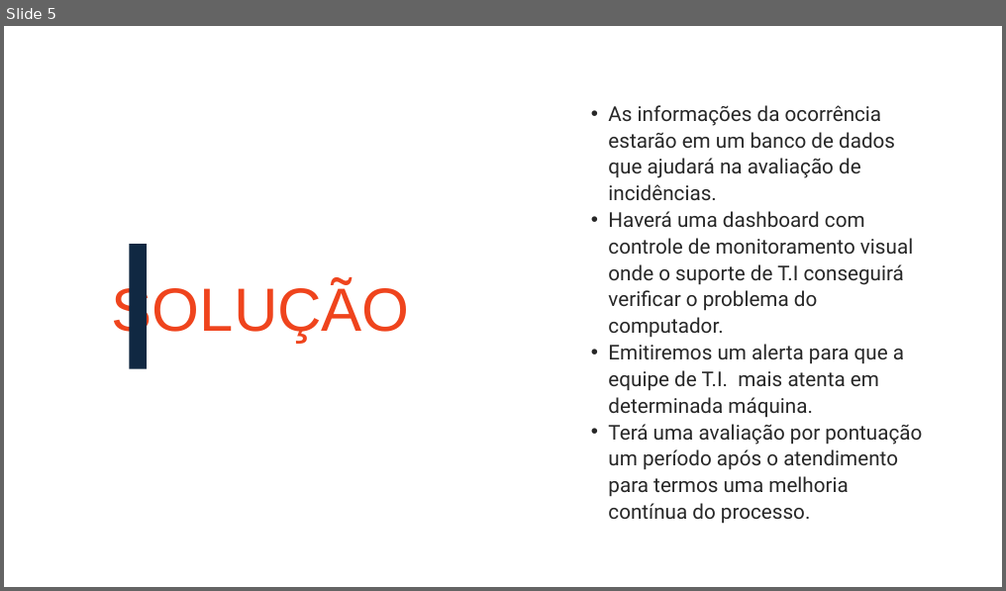
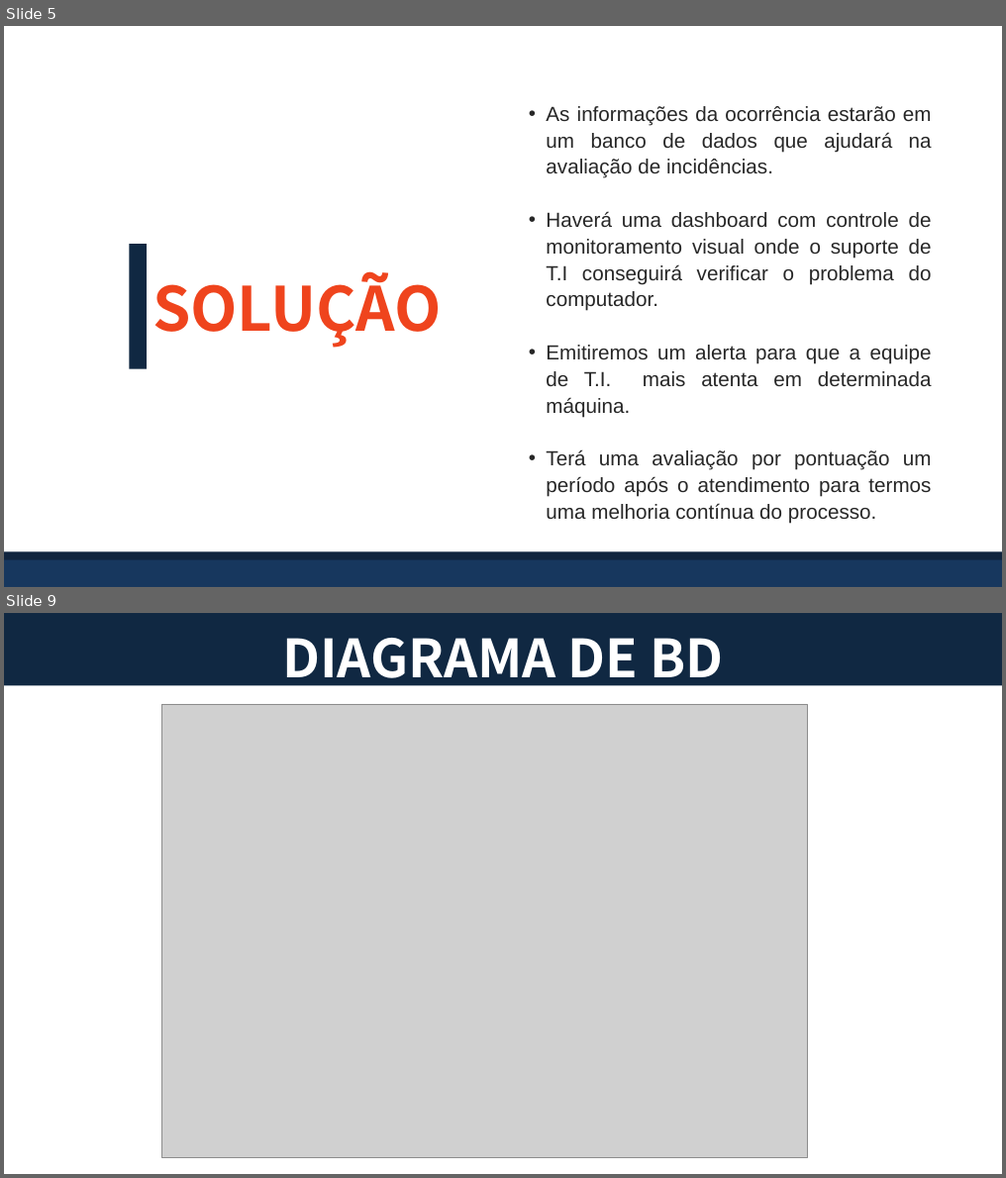
Before and after one commit to BandTec/grupo-05-adsa-20201, a slide deck: SuperVisorPower.pptx. Shown one above the other, each under a label of ours: slide 5 before the commit, slides 5 and 9 after it; the slides between them are not shown. The pictures are 1006x591 and 1006x1178 pixels, drawn with LibreOffice and Linux fonts; fonts in the diff are those of the drawing; grey boxes stand for pictures. Boxes give left, top, right and bottom in pixels: in the first picture for what was removed or moved away, otherwise in the second. Text is boxed around its words. In the diff, an @@ line names an element or a change of style, - is before the commit and + after.

```diff
--- a/SuperVisorPower.pptx
+++ b/SuperVisorPower.pptx
@@ slide 9 added at [4,613,1002,1174], background #FFFFFF @@
@@ rectangle added at [4,613,1002,686], fill #102842 @@
@@ text added at [282,638,724,691], 76 pt, text #FFFFFF, bold @@
+DIAGRAMA DE BD
@@ picture added at [161,704,807,1157] @@
@@ slide 5 changed as well @@
@@ text "As informações da ocorrência estarão ...": place and size @@
-text "As informações da ocorrência estarão ..." at [608,105,922,524]
+text "As informações da ocorrência estarão ..." at [546,106,932,524]
@@ text "As informações da ocorrência estarão ..." at [546,106,932,524]: font Roboto to Arial; alignment left to justified @@
@@ text "SOLUÇÃO": place and size @@
-text "SOLUÇÃO" at [112,282,410,343]
+text "SOLUÇÃO" at [152,272,442,347]
@@ text "SOLUÇÃO" at [152,272,442,347]: font Arial to Noto Sans CJK KR, bold on @@
@@ rectangle added at [4,556,1002,586], fill #17375E @@
@@ rectangle added at [4,552,1002,561], fill #0F243E @@
```
Also in this commit, not shown: 13 other slides changed, 4 other slides added, 3 slides removed, 3 other files.
